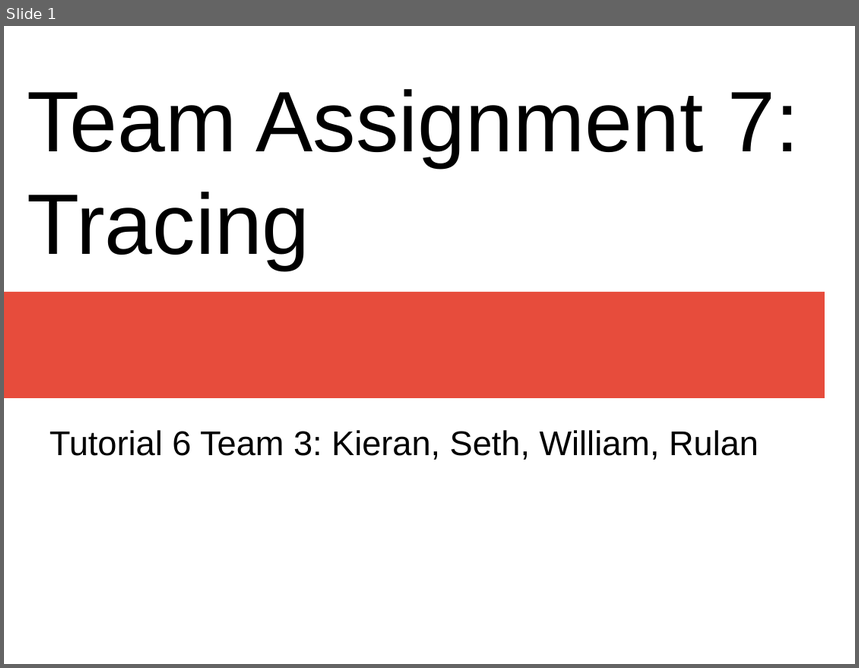
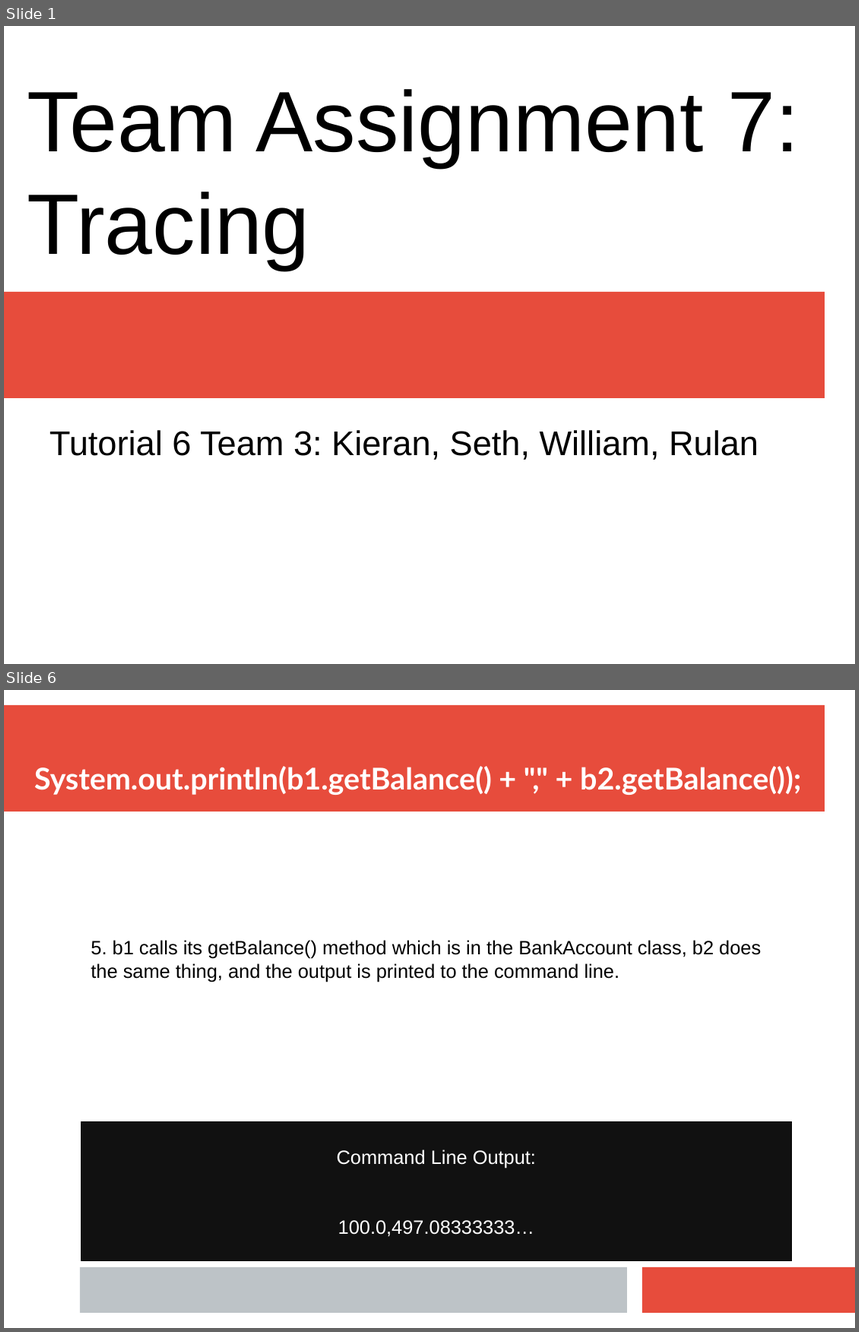
Before and after one commit to CPSC-233-Group-2018/Assignments, a slide deck: Assignment 7/AS7.pptx. Shown one above the other, each under a label of ours: slide 1 before the commit, slides 1 and 6 after it; the slides between them are not shown. The pictures are 859x668 and 859x1332 pixels, drawn with LibreOffice and Linux fonts; fonts in the diff are those of the drawing. Boxes give left, top, right and bottom in pixels: in the first picture for what was removed or moved away, otherwise in the second. Text is boxed around its words. In the diff, an @@ line names an element or a change of style, - is before the commit and + after.

```diff
--- a/Assignment 7/AS7.pptx
+++ b/Assignment 7/AS7.pptx
@@ slide 6 added at (4,690,855,1328), background #FFFFFF @@
@@ rectangle added at (4,705,825,812), fill #E74C3C @@
@@ text added at (34,766,801,795), 28 pt, text #FFFFFF, bold @@
+System.out.println(b1.getBalance() + "," + b2.getBalance());
@@ text added at (91,940,761,982), 18 pt, text #000000 @@
+5. b1 calls its getBalance() method which is in the BankAccount class, b2 does
+the same thing, and the output is printed to the command line.
@@ rectangle added at (82,1122,792,1262), fill #111111, outline #000000 0.75 pt, 18 pt, text #FFFFFF @@
+Command Line Output:
+100.0,497.08333333…
@@ rectangle added at (80,1268,627,1313), fill #BDC3C7 @@
@@ rectangle added at (643,1268,855,1313), fill #E74C3C @@
```
Also in this commit, not shown: 2 slides changed, 2 other slides added, 1 slide removed.
